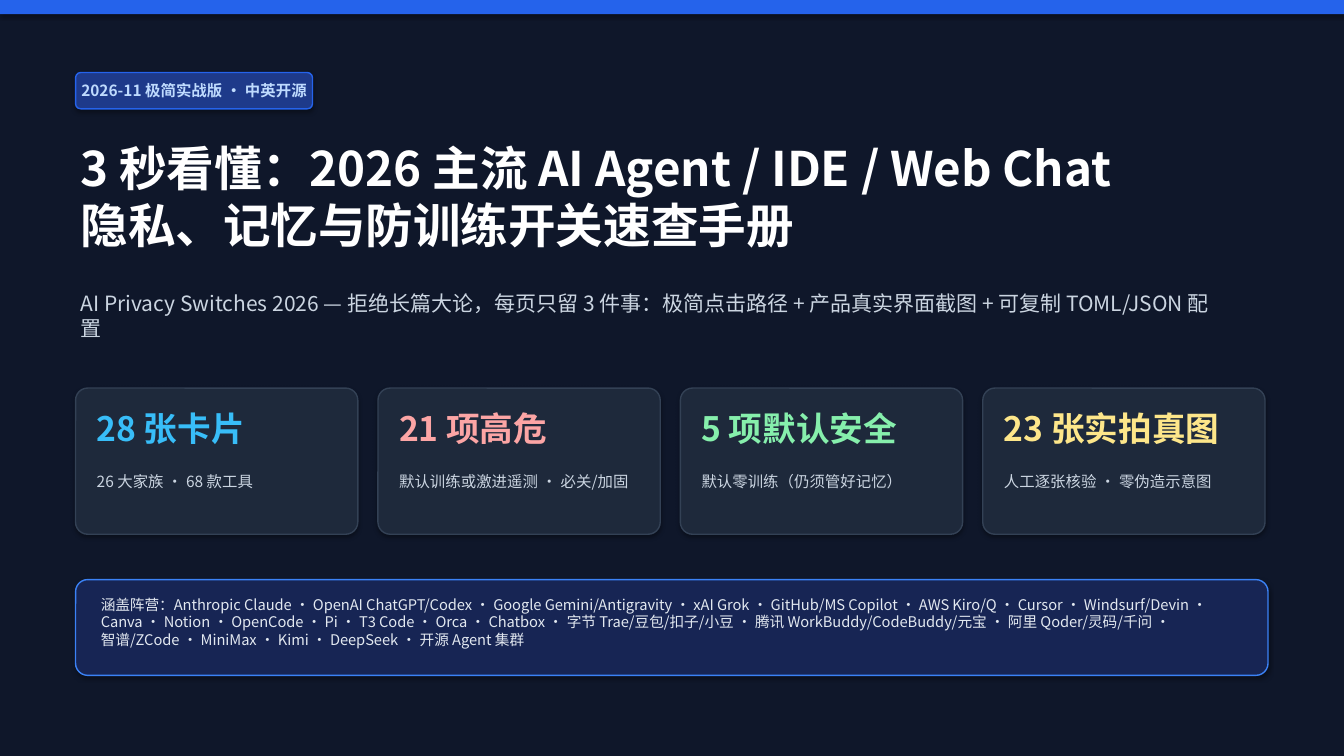
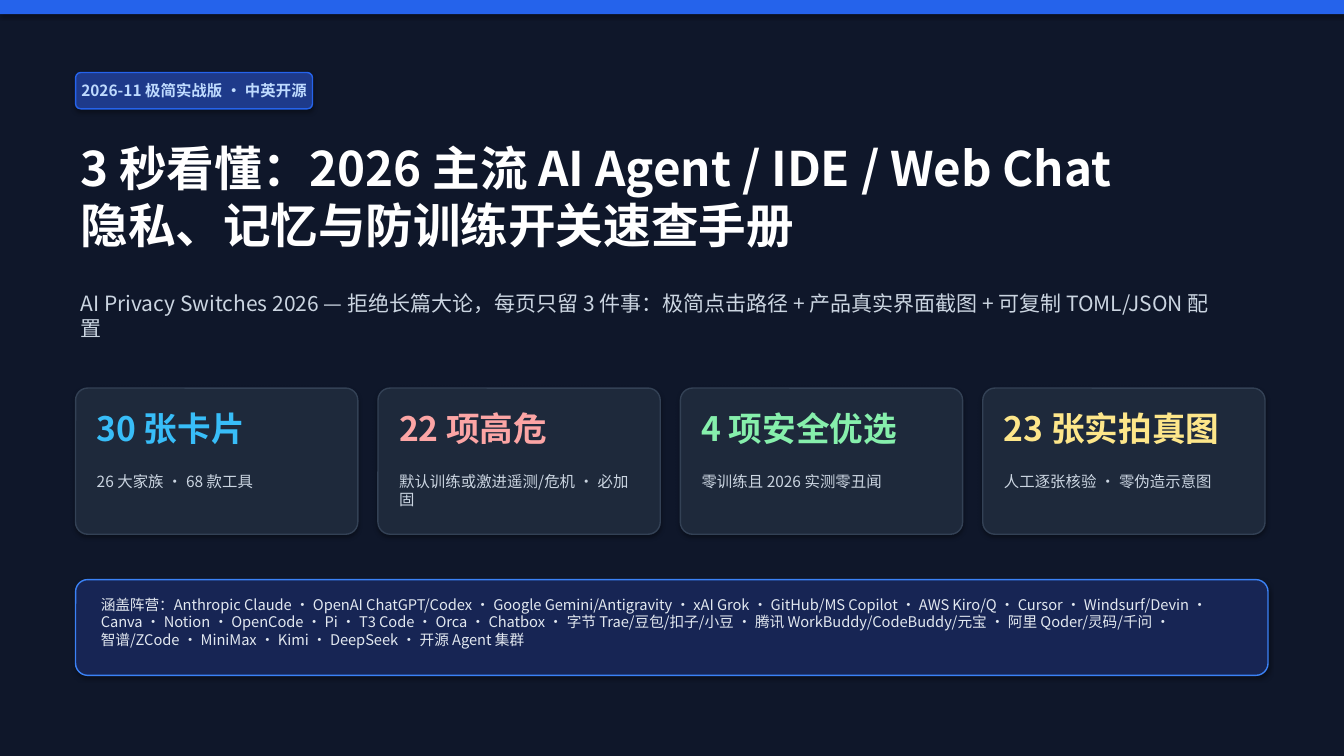
Before and after one commit to xialuyu5-oss/ai-privacy-switches, a slide deck: slide 1 of exports/AI_Agent_隐私记忆与防训练开关全手册_2026.pptx. Drawn at 1344x756 pixels with LibreOffice and Linux fonts; fonts in the diff are those of the drawing. Boxes give left, top, right and bottom in pixels: in the first picture for what was removed or moved away, otherwise in the second. Text is boxed around its words. In the diff, an @@ line names an element or a change of style, - is before the commit and + after.

```diff
--- a/exports/AI_Agent_隐私记忆与防训练开关全手册_2026.pptx
+++ b/exports/AI_Agent_隐私记忆与防训练开关全手册_2026.pptx
@@ text at [97, 412, 245, 444]: text changed @@
-28 张卡片
+30 张卡片
@@ text at [399, 412, 547, 444]: text changed @@
-21 项高危
+22 项高危
@@ text at [702, 412, 897, 444]: text changed @@
-5 项默认安全
+4 项安全优选
@@ text at [399, 474, 629, 506]: text changed @@
-默认训练或激进遥测 · 必关/加固
+默认训练或激进遥测/危机 · 必加固
@@ text at [702, 474, 882, 488]: text changed @@
-默认零训练（仍须管好记忆）
+零训练且 2026 实测零丑闻
```
Also in this commit, not shown: 32 other slides changed, 2 slides added, 6 other files.
